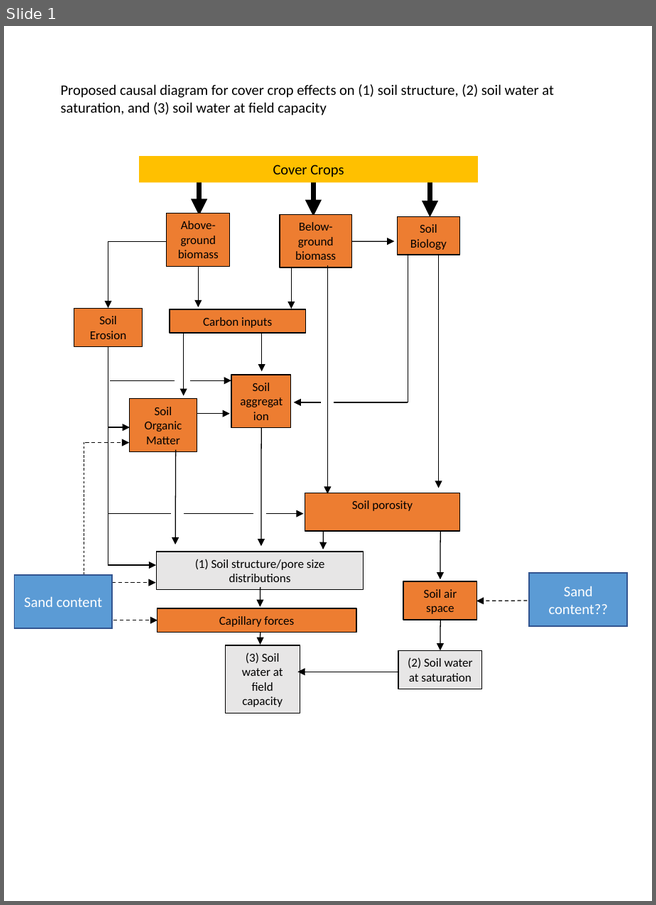
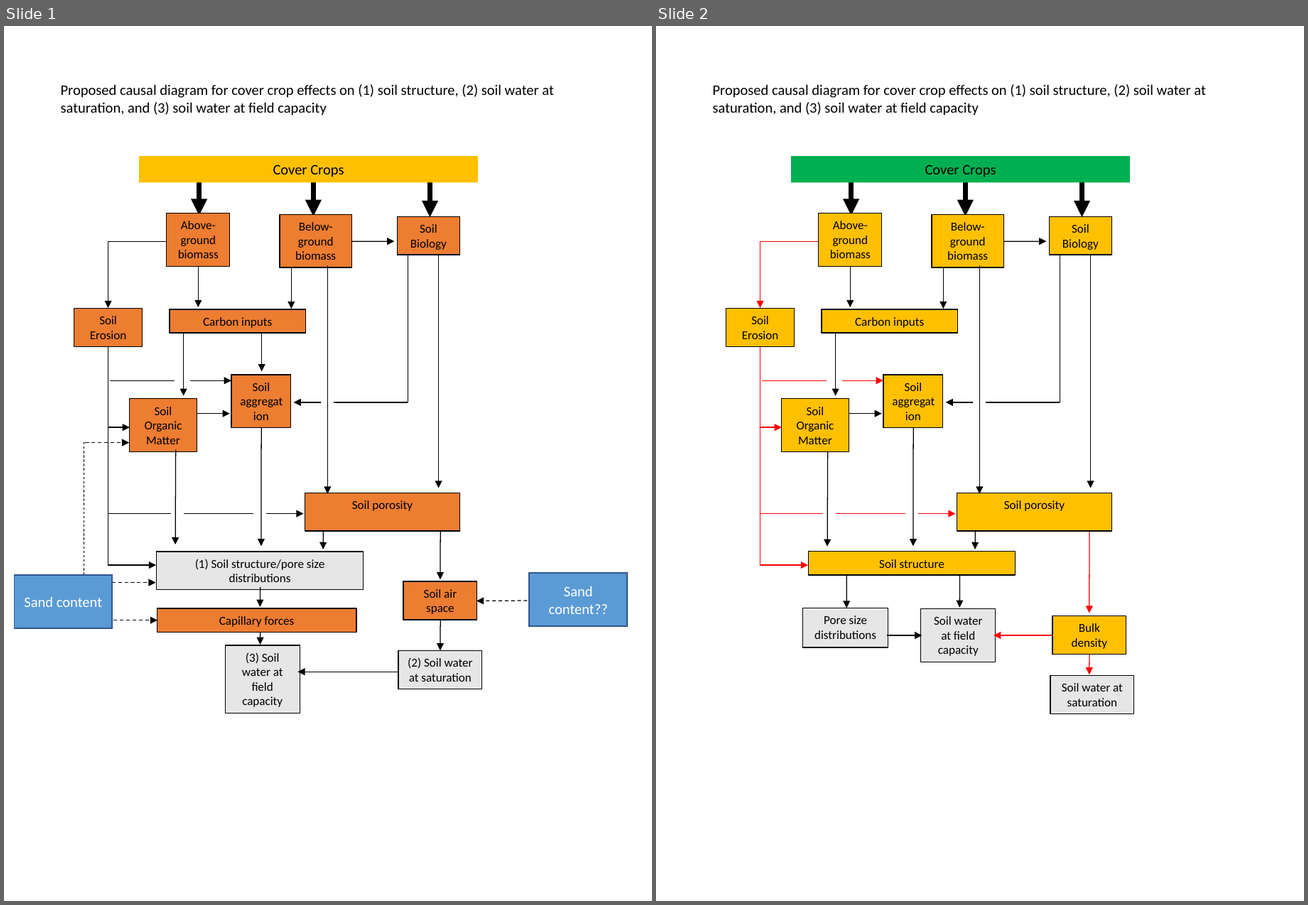
Before and after one commit to vanichols/ghproj_sare18, a slide deck: manu/schematics-v2.pptx. Shown side by side, each under a label of ours: slide 1 before the commit, slides 1 and 2 after it. The pictures are 656x905 and 1308x905 pixels, drawn with LibreOffice and Linux fonts; fonts in the diff are those of the drawing. Boxes give left, top, right and bottom in pixels: in the first picture for what was removed or moved away, otherwise in the second. Text is boxed around its words. In the diff, an @@ line names an element or a change of style, - is before the commit and + after.

Commit message:
changed causal diag and manu2 to coatuhors

```diff
--- a/manu/schematics-v2.pptx
+++ b/manu/schematics-v2.pptx
@@ slide 2 added at box(656, 26, 1304, 901), background #FFFFFF @@
@@ text added at box(713, 84, 1206, 115), 12 pt, text #000000 @@
+Proposed causal diagram for cover crop effects on (1) soil structure, (2) soil water at saturation, and (3) soil water at field capacity
@@ group added at box(726, 157, 1133, 714): 25 arrows, 18 rectangles, 3 lines @@
+Soil water at field capacity
+Below-ground biomass
+Soil Organic Matter
+Soil Erosion
+Soil porosity
+Soil Biology
+Soil water at saturation
+Soil aggregation
+Cover Crops
+Carbon inputs
+Above-ground biomass
+Pore size distributions
+Bulk density
+Soil structure
```
Also in this commit, not shown: 2 other slides added, 13 other files.
